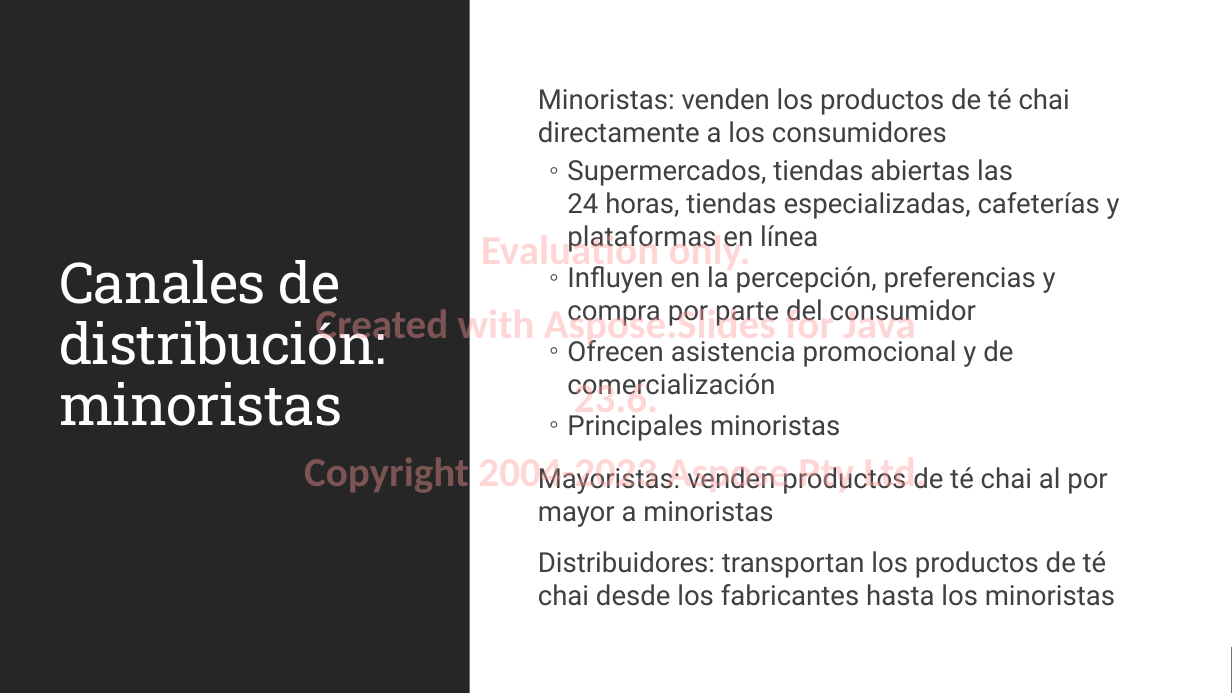
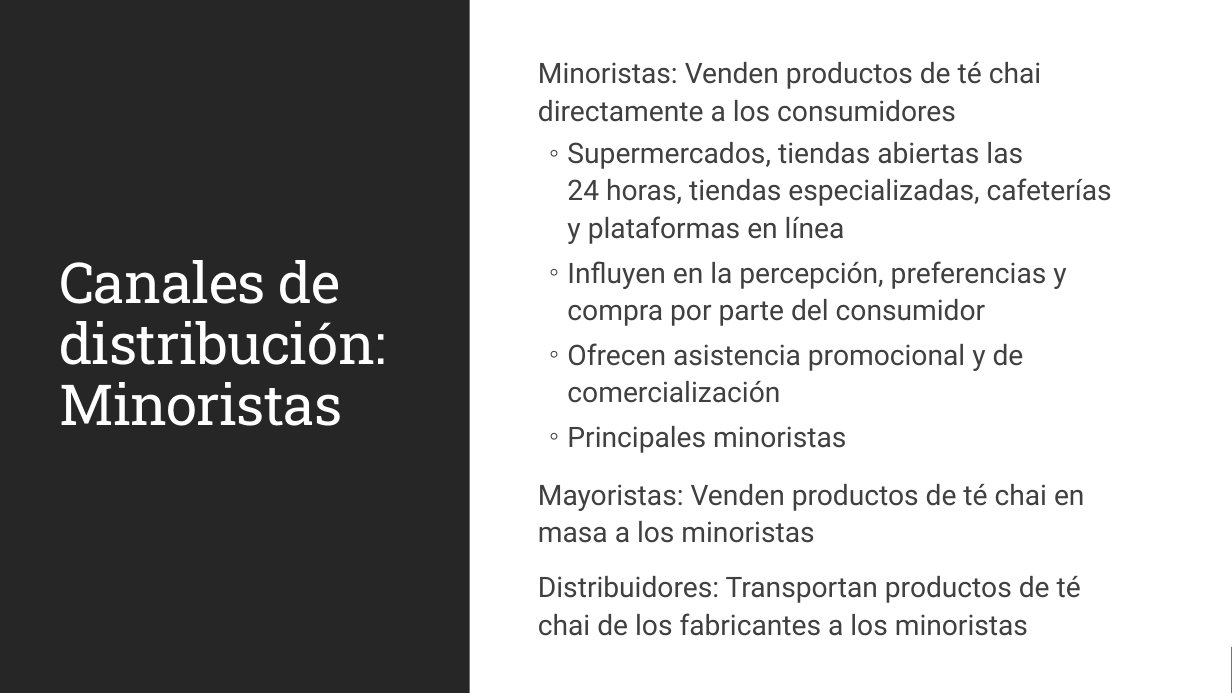
Before and after one commit to MicrosoftLearning/MS-4004-Empower-workforce-copilot-use-cases.es-es, a slide deck: slide 8 of ResourceFiles/Mystic Spice Premium Chai Market Analysis Presentation.pptx. Drawn at 1232x693 pixels with LibreOffice and Linux fonts; fonts in the diff are those of the drawing. Boxes give left, top, right and bottom in pixels: in the first picture for what was removed or moved away, otherwise in the second. Text is boxed around its words. In the diff, an @@ line names an element or a change of style, - is before the commit and + after.

```diff
--- a/ResourceFiles/Mystic Spice Premium Chai Market Analysis Presentation.pptx
+++ b/ResourceFiles/Mystic Spice Premium Chai Market Analysis Presentation.pptx
@@ text at [538,62,1041,122]: text changed; size 21.4 to 22 pt @@
-  Minoristas: venden los productos de té chai directamente a los consumidores
+  Minoristas: Venden productos de té chai directamente a los consumidores
@@ text at [567,142,1112,453]: size 21.4 to 22 pt in "Supermercados, tiendas abiertas las 24 horas, tiendas ...", "Influyen en la percepción, preferencias y compra ...", "Ofrecen asistencia promocional y de comercialización", "Principales minoristas"; line spacing 1 to 1.1 @@
@@ text removed at [304,230,927,494] @@
-Evaluation only.
-Created with Aspose.Slides for Java 23.6.
-Copyright 2004-2023 Aspose Pty Ltd.
@@ title at [59,260,386,426]: text changed @@
-Canales de distribución: minoristas
+Canales de distribución: Minoristas
@@ text at [538,484,1085,636]: text changed; size 21.4 to 22 pt @@
-  Mayoristas: venden productos de té chai al por mayor a minoristas
-  Distribuidores: transportan los productos de té chai desde los fabricantes hasta los minoristas
+  Mayoristas: Venden productos de té chai en masa a los minoristas
+  Distribuidores: Transportan productos de té chai de los fabricantes a los minoristas
```
Also in this commit, not shown: 13 other slides changed, 18 other files.
